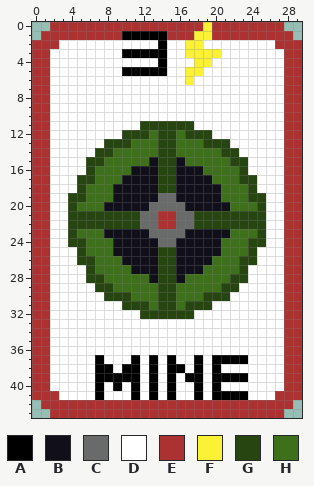
Pixel-art file, stored at Textures/Cards/mine.aseprite. This is how it looked before the edit.
30x44 pixels, 1 frame.
Palette (. is transparent): A #000000  B #100f1a  C #696a6a  D #ffffff  E #ac3232  F #fbf236  G #264510  H #3e701c
New version:
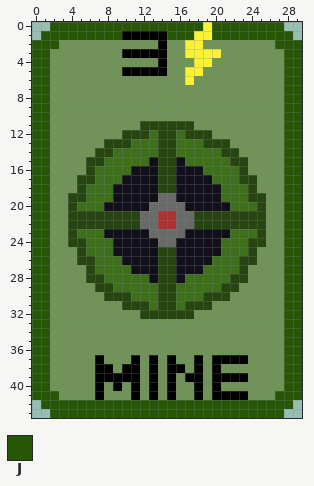
Colours new in this view: J #275606
Edits made:
colour D: #ffffff -> #709357
Changed rows in their new state; - is a pixel that keeps its letter.
first column x 0:
 0 --JJJJJJJJJJJJJJJJJ-JJJJJJJJ--
 1 -JJJJJJJJJ-----JJJ--JJJJJJJJJ-
 2 JJJ------------------------JJJ
 3 JJ--------------------------JJ
 4 JJ--------------------------JJ
 5 JJ--------------------------JJ
 6 JJ--------------------------JJ
 7 JJ--------------------------JJ
 8 JJ--------------------------JJ
 9 JJ--------------------------JJ
10 JJ--------------------------JJ
11 JJ--------------------------JJ
12 JJ--------------------------JJ
13 JJ--------------------------JJ
14 JJ--------------------------JJ
15 JJ--------------------------JJ
16 JJ--------------------------JJ
17 JJ--------------------------JJ
18 JJ--------------------------JJ
19 JJ--------------------------JJ
20 JJ--------------------------JJ
21 JJ--------------------------JJ
22 JJ--------------------------JJ
23 JJ--------------------------JJ
24 JJ--------------------------JJ
25 JJ--------------------------JJ
26 JJ--------------------------JJ
27 JJ--------------------------JJ
28 JJ--------------------------JJ
29 JJ--------------------------JJ
30 JJ--------------------------JJ
31 JJ--------------------------JJ
32 JJ--------------------------JJ
33 JJ--------------------------JJ
34 JJ--------------------------JJ
35 JJ--------------------------JJ
36 JJ--------------------------JJ
37 JJ--------------------------JJ
38 JJ--------------------------JJ
39 JJ--------------------------JJ
40 JJ--------------------------JJ
41 JJJ------------------------JJJ
42 -JJJJJJJJJJJJJJJJJJJJJJJJJJJJ-
43 --JJJJJJJJJJJJJJJJJJJJJJJJJJ--
Where, in picture pixels (left, top, right, bottom), the same in both pictures:
changed: (32, 22, 302, 418)
